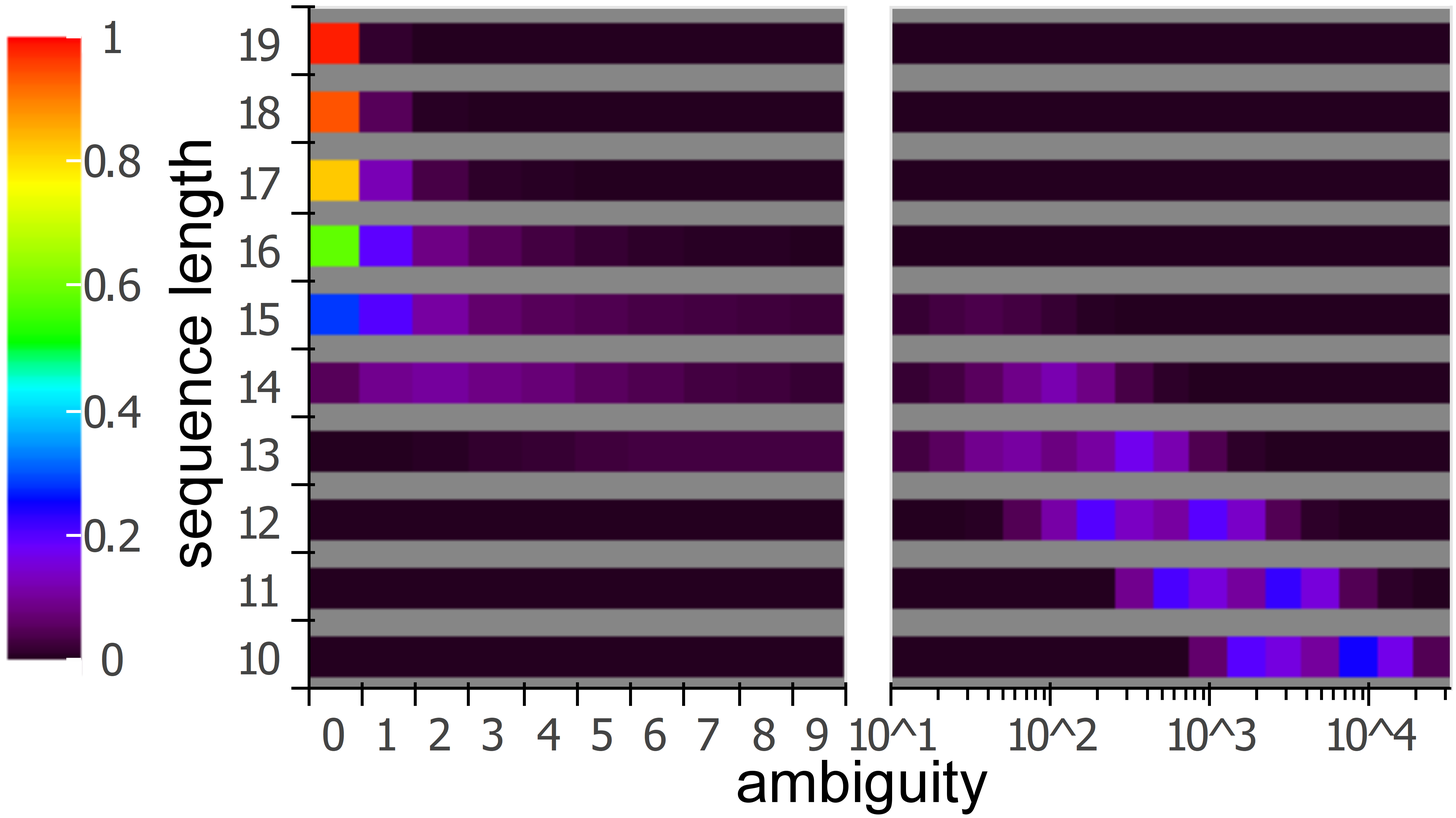
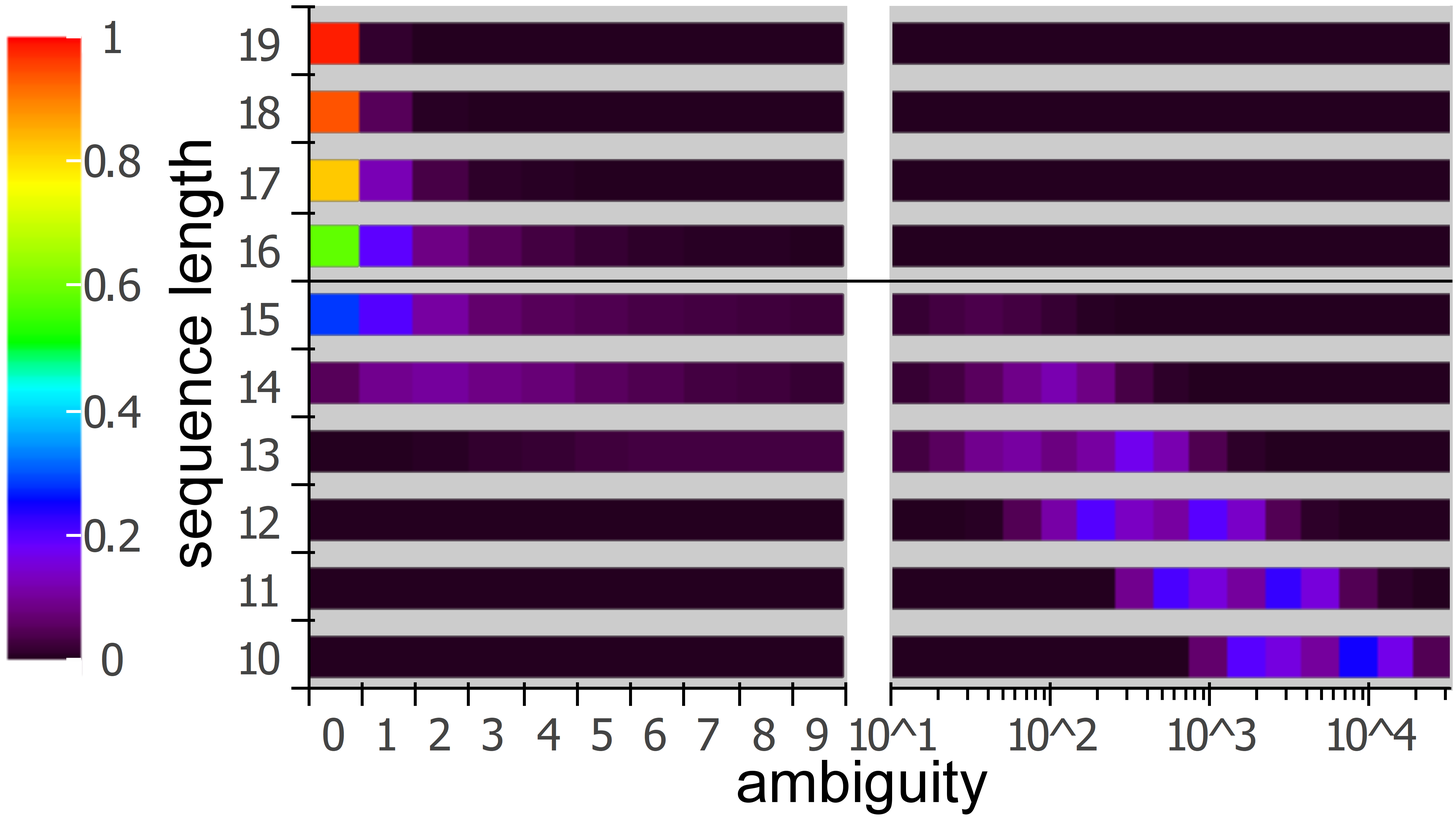
Layered file, before and after one edit (1456x818). Changes by layer:
renamed "ambiguityPerQueryLen.svg" to "ambiguityPerQueryLen.png", painted on it over [310, 5, 1454, 691]
